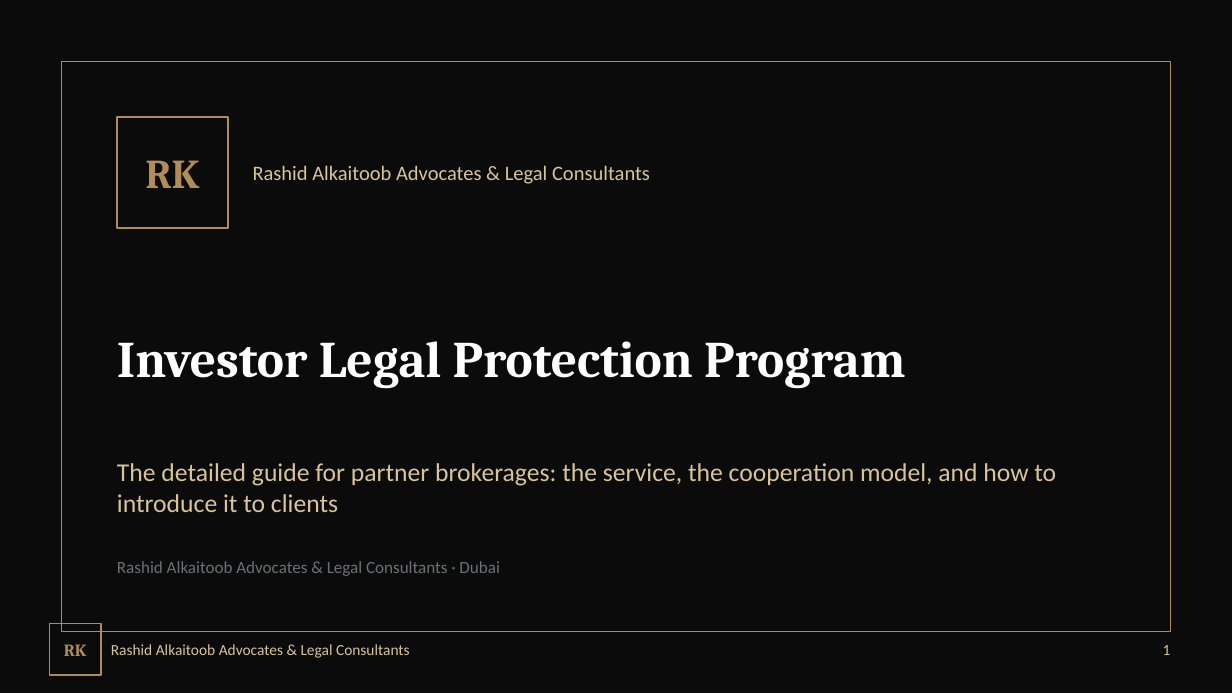
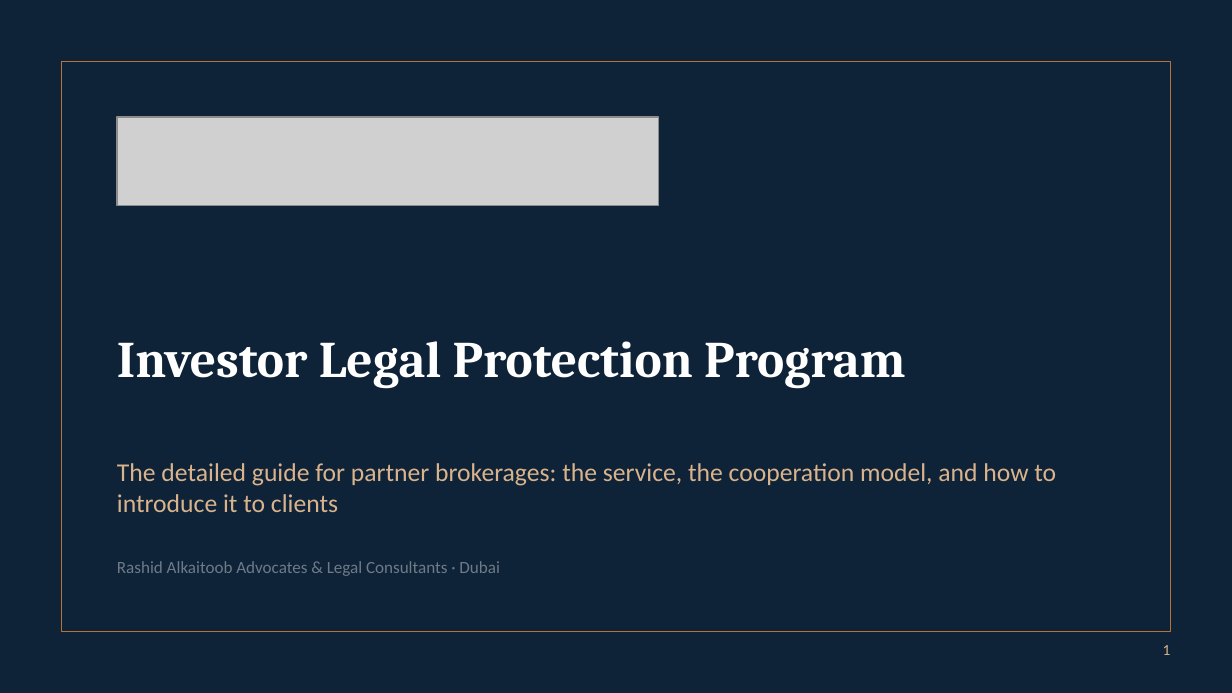
Before and after one commit to abdalmonemalmousa-prog/aa, a slide deck: slide 1 of presentations/03_Brokerage_Partner_Program_Detailed_EN.pptx. Drawn at 1232x693 pixels with LibreOffice and Linux fonts; fonts in the diff are those of the drawing; grey boxes stand for pictures; background and template pictures are left out. Boxes give left, top, right and bottom in pixels: in the first picture for what was removed or moved away, otherwise in the second. Text is boxed around its words. In the diff, an @@ line names an element or a change of style, - is before the commit and + after.

```diff
--- a/presentations/03_Brokerage_Partner_Program_Detailed_EN.pptx
+++ b/presentations/03_Brokerage_Partner_Program_Detailed_EN.pptx
@@ background #0B0B0B to #0E2238 @@
@@ rectangle at [62, 62, 1170, 631]: outline #B08D57 0.75 pt to #B5723B 0.75 pt @@
@@ rectangle removed at [117, 117, 228, 228] @@
@@ picture added at [117, 117, 659, 206] @@
@@ text removed at [145, 160, 199, 188] @@
-RK
@@ text removed at [253, 165, 650, 184] @@
-Rashid Alkaitoob Advocates & Legal Consultants
@@ text "The detailed guide for partner ..." at [117, 463, 1056, 512]: text colour #D8C39A to #D9B38C @@
@@ text "Rashid Alkaitoob Advocates & Legal ..." at [117, 561, 499, 576]: text colour #6B6F76 to #6E7B88 @@
@@ rectangle removed at [49, 623, 101, 675] @@
@@ page number at [1163, 645, 1171, 655]: text colour #D8C39A to #D9B38C @@
@@ text removed at [64, 644, 87, 656] @@
-RK
@@ text removed at [111, 644, 410, 658] @@
-Rashid Alkaitoob Advocates & Legal Consultants
```
Also in this commit, not shown: 27 other slides changed, 25 other files.
